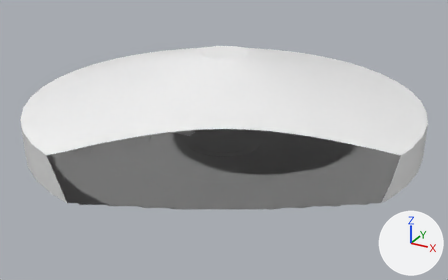
The FBX model Assets/BG/GalleriaStellaria/fbx/BG_GalleriaStellaria.fbx as it was, and as the next commit left it.
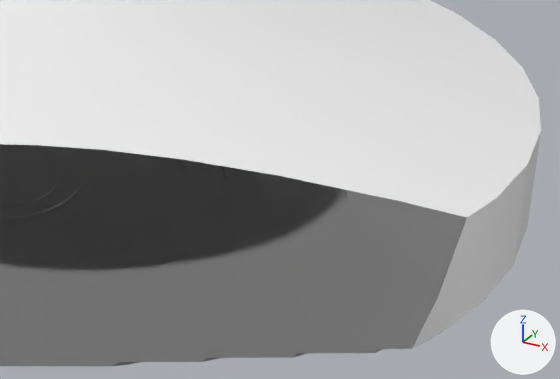
Each version appears first whole from a 50 mm camera at (50.6, -92.1, 46.3) aimed at (1.4, -2.7, 1.6), and next in a close-up on the part from 52% to 97% of the width and 27% to 76% of the height. Arrows for +X, +Y and +Z are at lower right; the lights stay in place. The first two pictures are the older version. Everything nearer to the camera than a plane just in front of the edit is cut away. Where no turn or scale is listed for an object, it has been applied to the vertices.

Objects in the first close-up: 'BG_down_1', 'BG_down_2', 'BG_down_3', 'BG_side', 'BG_up_1R', 'BG_up_2'.
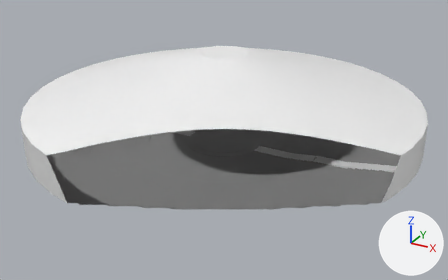
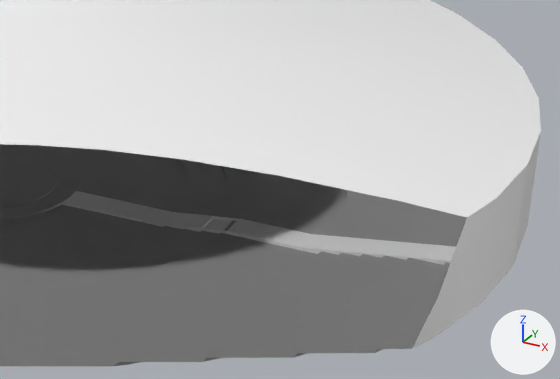
Edits to the bpy script that builds the scene:
```text
Change me_mesh_007:
    used by ob_bg_down_4; location = (-9.86, 0.0, 0.22)
    remove me_mesh_007.from_pydata(...)  # 79 vertices, 66 faces; spans x -25.0..3.2, y -1.1..1.1, z -0.2..2.1
    add me_mesh_007.from_pydata(...)  # 158 vertices, 132 faces; spans x -25.0..44.8, y -1.1..1.1, z -0.2..2.1
    me_mesh_007 part 1: the loose piece of 79 vertices spanning x -25.0..3.2, y -1.1..1.1, z -0.2..2.1 is copied, and the copy is mirrored in x about its middle, then moved by (41.6, 0.0, 0.0); it spans x 16.5..44.8, y -1.1..1.1, z -0.2..2.1
```

Pixel boxes [x1, y1, x2, y2] of what changed, in the close-ups (560 x 379 px):
'BG_down_4', reshaped (not visible before)
    after: [62, 191, 516, 275]
